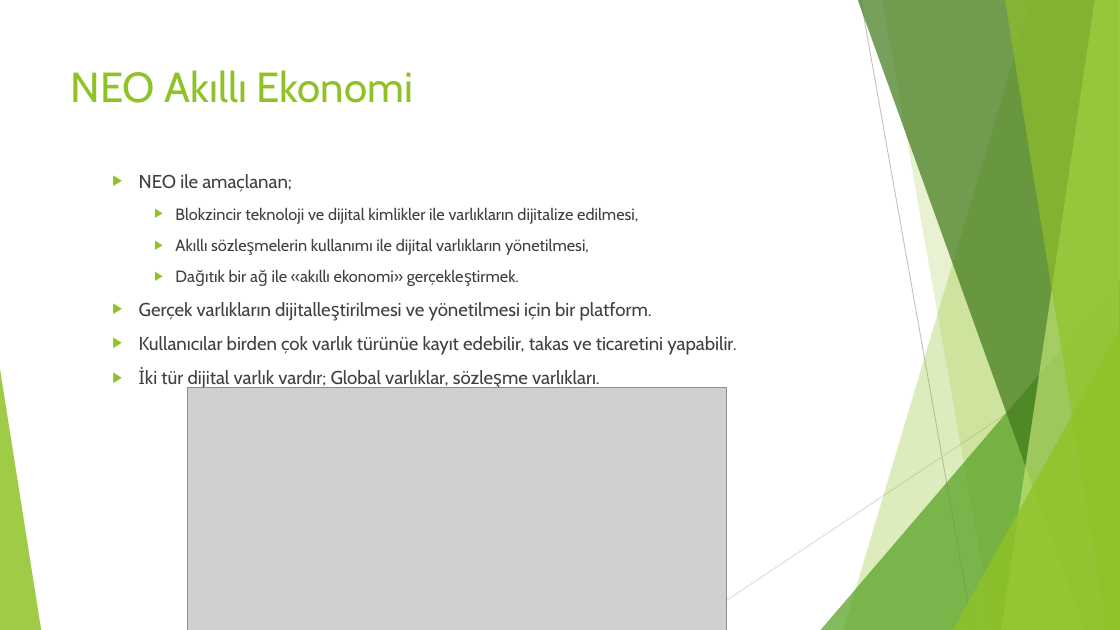
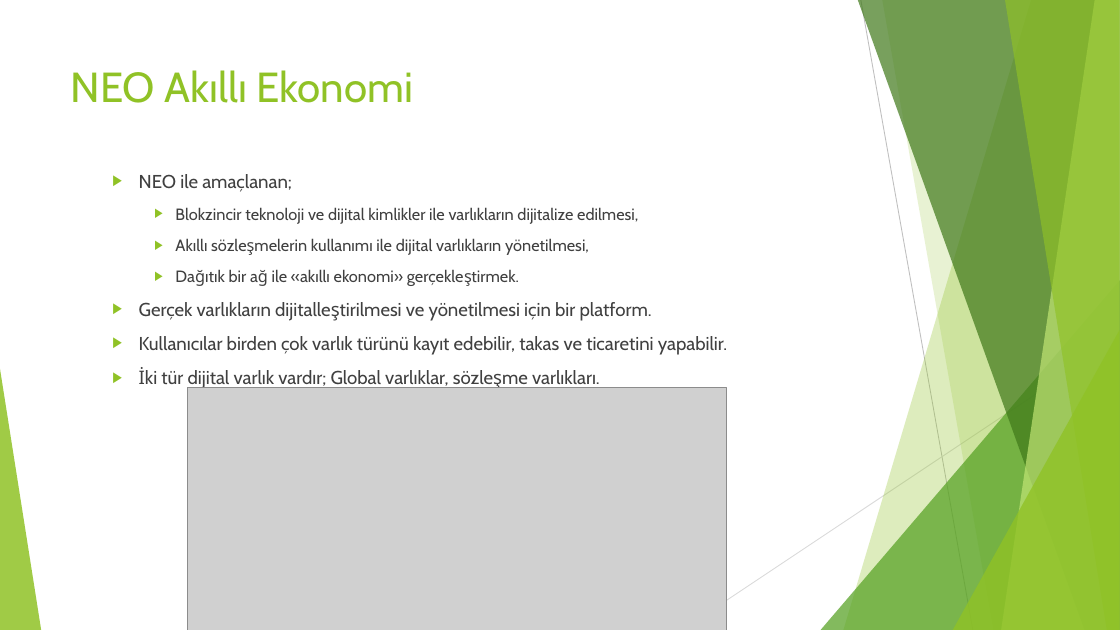
Before and after one commit to NeoBlockchainTurkey/SunumDosyalari, a slide deck: slide 3 of 12.05.2018 Marmara Blockchain Day/NEO Blokzinciri.pptx. Drawn at 1120x630 pixels with LibreOffice and Linux fonts; fonts in the diff are those of the drawing; grey boxes stand for pictures. Boxes give left, top, right and bottom in pixels: in the first picture for what was removed or moved away, otherwise in the second. Text is boxed around its words. In the diff, an @@ line names an element or a change of style, - is before the commit and + after.

```diff
--- a/12.05.2018 Marmara Blockchain Day/NEO Blokzinciri.pptx
+++ b/12.05.2018 Marmara Blockchain Day/NEO Blokzinciri.pptx
@@ text at <box>139,336,727,355</box>: text changed @@
-  ▶ Kullanıcılar birden çok varlık türünüe kayıt edebilir, takas ve ticaretini yapabilir.
+  ▶ Kullanıcılar birden çok varlık türünü kayıt edebilir, takas ve ticaretini yapabilir.
```
Also in this commit, not shown: 2 other slides changed, 7 slides added, 17 slides removed, 10 other files.
